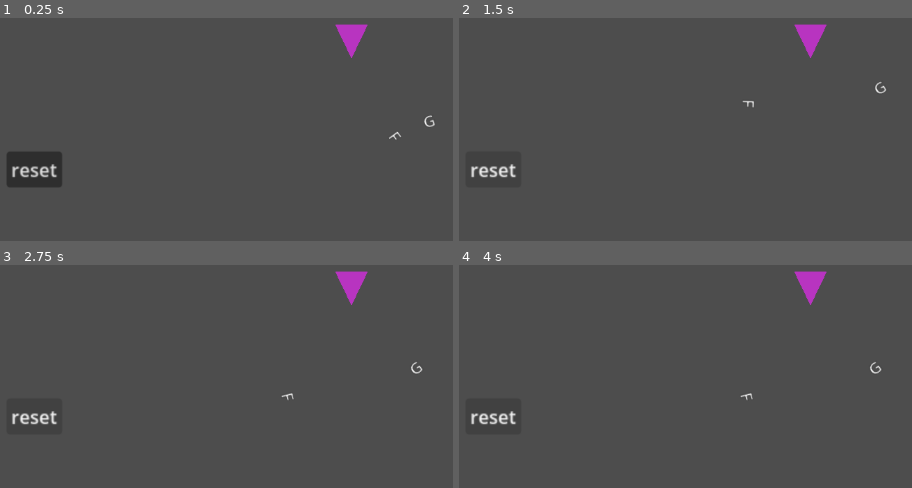
Above: before the commit, frames 1-4 (two rows, left to right).
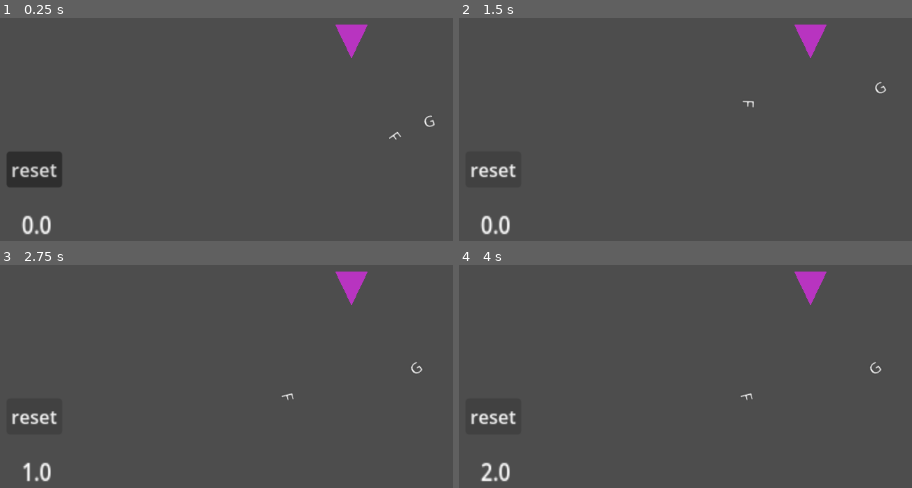
Above: after the commit, the same moments.

Repository: kilometersperhour/trijam-0353-trotting-in-the-90s
Game: Godot game, scene res://main.tscn
Two runs of this game, one before a commit and one after it. Both use one fixed random seed, a clock stepped at 60 frames per second and the inputs below.
Inputs:
- Up to frame 1 (0.25 s): no input
- Up to frame 2 (1.5 s): click "reset" at 1.25 s
- Up to frame 3 (2.75 s): tap Enter at 2 s
- Up to frame 4 (4 s): tap Space at 2.75 s

The runs differ from the first frame. In frame 1, 0.3% of the frame differs, in the area x 4-12%, y 88-98%; in frame 2, 0.3%; in frame 3, 0.2%; in frame 4, 0.3%.

Commit message:
add timer UI

Diff:
--- a/character.gd
+++ b/character.gd
@@ -74,4 +74,9 @@
 
 func _on_killzone_body_entered(body: Node2D) -> void:
 	if body == main_body:
-		_on_button_pressed()
+		# have to defer removing the bodies because
+		# we're inside a physics proccess....
+		#call_deferred(_on_button_pressed)
+		_on_button_pressed.call_deferred()
+
+		#_on_button_pressed()
--- a/main.tscn
+++ b/main.tscn
@@ -1,7 +1,8 @@
-[gd_scene load_steps=5 format=3 uid="uid://ce3monhy2t8qj"]
+[gd_scene load_steps=7 format=3 uid="uid://ce3monhy2t8qj"]
 
 [ext_resource type="Script" uid="uid://uto0exr76bjc" path="res://character.gd" id="1_ig7tw"]
-[ext_resource type="Script" uid="uid://bubmud0o8nrbh" path="res://spinner_prototype.gd" id="2_0xm2m"]
+[ext_resource type="Script" path="res://spinner_prototype.gd" id="2_0xm2m"]
+[ext_resource type="Script" uid="uid://c0fai85ll37ex" path="res://timer_ui.gd" id="3_h2yge"]
 
 [sub_resource type="CapsuleShape2D" id="CapsuleShape2D_7dm0k"]
 radius = 9.0
@@ -65,6 +66,7 @@
 offset_bottom = 37.0
 grow_horizontal = 2
 grow_vertical = 2
+script = ExtResource("3_h2yge")
 
 [node name="Button" type="Button" parent="Control"]
 layout_mode = 1
@@ -73,13 +75,21 @@
 scale = Vector2(0.460126, 0.460066)
 text = "reset"
 
+[node name="Label" type="Label" parent="Control"]
+layout_mode = 0
+offset_left = 6.0
+offset_top = 22.0
+offset_right = 46.0
+offset_bottom = 45.0
+scale = Vector2(0.521922, 0.598748)
+text = "time"
+
 [node name="Killzone" type="Area2D" parent="."]
 position = Vector2(0, 51)
 scale = Vector2(1.34265, 0.983322)
 
 [node name="Area2D" type="CollisionShape2D" parent="Killzone"]
 position = Vector2(-2.97917, 52.9668)
-scale = Vector2(1, 1)
 shape = SubResource("RectangleShape2D_ig7tw")
 
 [connection signal="pressed" from="Control/Button" to="Character" method="_on_button_pressed"]
--- /dev/null
+++ b/timer_ui.gd
@@ -0,0 +1,11 @@
+extends Control
+
+var time: float = 0
+@onready var label = $Label
+
+func _process(delta: float) -> void:
+	time += delta
+	label.text = str(floorf(time))
+
+
+	# this is reset when the scene is reset.
Not shown, changed: icon.svg.import
Not shown, added: timer_ui.gd.uid
